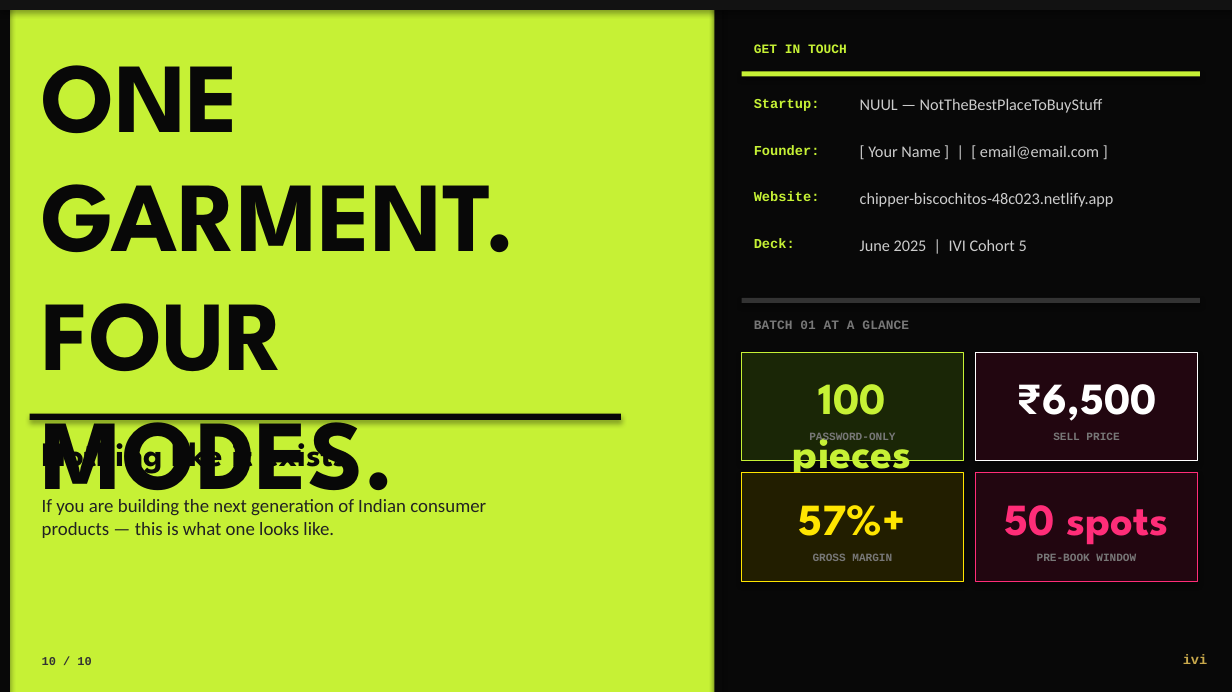
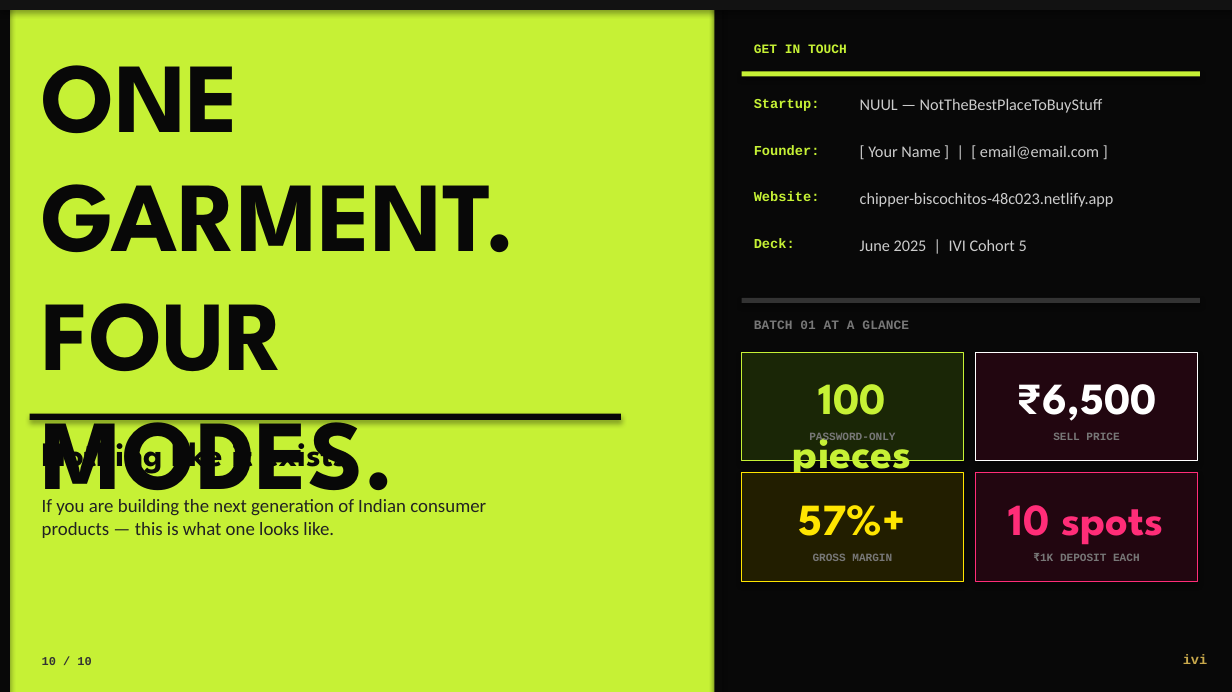
Before and after one commit to EpicBroMj10/IncomeTaxPiaget, a slide deck: slide 10 of NUUL_IVI_Pitch_Deck.pptx. Drawn at 1232x692 pixels with LibreOffice and Linux fonts; fonts in the diff are those of the drawing. Boxes give left, top, right and bottom in pixels: in the first picture for what was removed or moved away, otherwise in the second. Text is boxed around its words. In the diff, an @@ line names an element or a change of style, - is before the commit and + after.

```diff
--- a/NUUL_IVI_Pitch_Deck.pptx
+++ b/NUUL_IVI_Pitch_Deck.pptx
@@ text at box(1009, 505, 1164, 545): text changed @@
-50 spots
+10 spots
@@ text at box(1040, 553, 1140, 561): text changed @@
-PRE-BOOK WINDOW
+₹1K DEPOSIT EACH
```
Also in this commit, not shown: 3 other slides changed.
